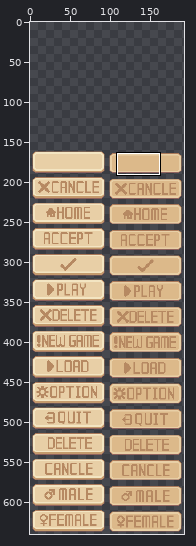
One commit to this sprite sheet: Yes, Next/Assets/Resources/Sprite/Sprout Lands - UI Pack - Premium pack/UI Sprites/Other UI sprites/UI Big Play Button.png. Above: a wide view before the commit, with the close-up outlined.
Close-up. Old version:
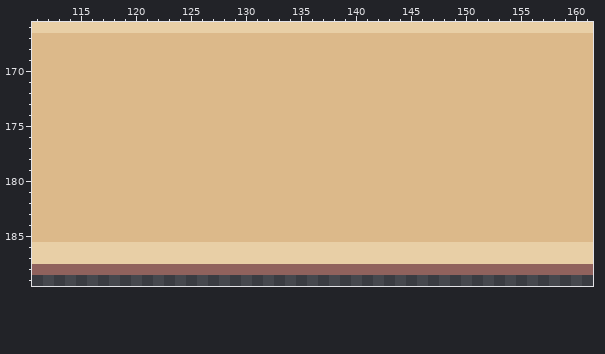
The file is 192x480 pixels. Shown: x 111..161, y 166..189. The old version is drawn lined up with the new one, on the new canvas. The commit also changed other parts of the picture, which this record leaves out.
The result:
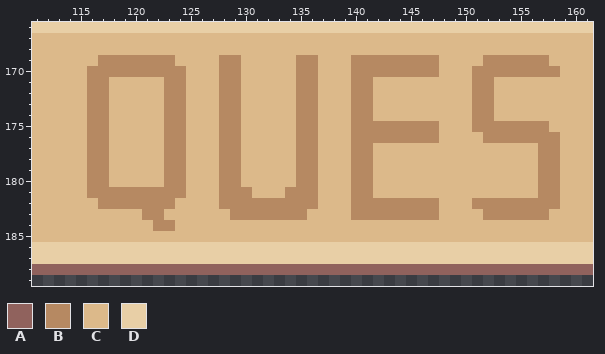
Palette (. is transparent): A #90625d  B #b68962  C #dcb98a  D #e8cfa6
The exact change:
canvas 192x480 -> 192x640, the old top-left corner now at 0,160
@@ x 111..161 @@
 168 CCCCCCCCCCCCCCCCCCCCCCCCCCCCCCCCCCCCCCCCCCCCCCCCCCC
-169 CCCCCCCCCCCCCCCCCCCCCCCCCCCCCCCCCCCCCCCCCCCCCCCCCCC
-170 CCCCCCCCCCCCCCCCCCCCCCCCCCCCCCCCCCCCCCCCCCCCCCCCCCC
-171 CCCCCCCCCCCCCCCCCCCCCCCCCCCCCCCCCCCCCCCCCCCCCCCCCCC
-172 CCCCCCCCCCCCCCCCCCCCCCCCCCCCCCCCCCCCCCCCCCCCCCCCCCC
-173 CCCCCCCCCCCCCCCCCCCCCCCCCCCCCCCCCCCCCCCCCCCCCCCCCCC
-174 CCCCCCCCCCCCCCCCCCCCCCCCCCCCCCCCCCCCCCCCCCCCCCCCCCC
-175 CCCCCCCCCCCCCCCCCCCCCCCCCCCCCCCCCCCCCCCCCCCCCCCCCCC
-176 CCCCCCCCCCCCCCCCCCCCCCCCCCCCCCCCCCCCCCCCCCCCCCCCCCC
-177 CCCCCCCCCCCCCCCCCCCCCCCCCCCCCCCCCCCCCCCCCCCCCCCCCCC
-178 CCCCCCCCCCCCCCCCCCCCCCCCCCCCCCCCCCCCCCCCCCCCCCCCCCC
-179 CCCCCCCCCCCCCCCCCCCCCCCCCCCCCCCCCCCCCCCCCCCCCCCCCCC
-180 CCCCCCCCCCCCCCCCCCCCCCCCCCCCCCCCCCCCCCCCCCCCCCCCCCC
-181 CCCCCCCCCCCCCCCCCCCCCCCCCCCCCCCCCCCCCCCCCCCCCCCCCCC
-182 CCCCCCCCCCCCCCCCCCCCCCCCCCCCCCCCCCCCCCCCCCCCCCCCCCC
-183 CCCCCCCCCCCCCCCCCCCCCCCCCCCCCCCCCCCCCCCCCCCCCCCCCCC
-184 CCCCCCCCCCCCCCCCCCCCCCCCCCCCCCCCCCCCCCCCCCCCCCCCCCC
+169 CCCCCCBBBBBBBCCCCBBCCCCCBBCCCBBBBBBBBCCCCBBBBBBCCCC
+170 CCCCCBBBBBBBBBCCCBBCCCCCBBCCCBBBBBBBBCCCBBBBBBBBCCC
+171 CCCCCBBCCCCCBBCCCBBCCCCCBBCCCBBCCCCCCCCCBBCCCCCCCCC
+172 CCCCCBBCCCCCBBCCCBBCCCCCBBCCCBBCCCCCCCCCBBCCCCCCCCC
+173 CCCCCBBCCCCCBBCCCBBCCCCCBBCCCBBCCCCCCCCCBBCCCCCCCCC
+174 CCCCCBBCCCCCBBCCCBBCCCCCBBCCCBBCCCCCCCCCBBCCCCCCCCC
+175 CCCCCBBCCCCCBBCCCBBCCCCCBBCCCBBBBBBBBCCCBBBBBBBCCCC
+176 CCCCCBBCCCCCBBCCCBBCCCCCBBCCCBBBBBBBBCCCCBBBBBBBCCC
+177 CCCCCBBCCCCCBBCCCBBCCCCCBBCCCBBCCCCCCCCCCCCCCCBBCCC
+178 CCCCCBBCCCCCBBCCCBBCCCCCBBCCCBBCCCCCCCCCCCCCCCBBCCC
+179 CCCCCBBCCCCCBBCCCBBCCCCCBBCCCBBCCCCCCCCCCCCCCCBBCCC
+180 CCCCCBBCCCCCBBCCCBBCCCCCBBCCCBBCCCCCCCCCCCCCCCBBCCC
+181 CCCCCBBBBBBBBBCCCBBBCCCBBBCCCBBCCCCCCCCCCCCCCCBBCCC
+182 CCCCCCBBBBBBBCCCCBBBBBBBBBCCCBBBBBBBBCCCBBBBBBBBCCC
+183 CCCCCCCCCCBBCCCCCCBBBBBBBCCCCBBBBBBBBCCCCBBBBBBCCCC
+184 CCCCCCCCCCCBBCCCCCCCCCCCCCCCCCCCCCCCCCCCCCCCCCCCCCC
 185 CCCCCCCCCCCCCCCCCCCCCCCCCCCCCCCCCCCCCCCCCCCCCCCCCCC
Boxes around the changes in both close-ups, in picture pixels (x1, y1, x2, y2):
changed: (87, 55, 560, 231)
